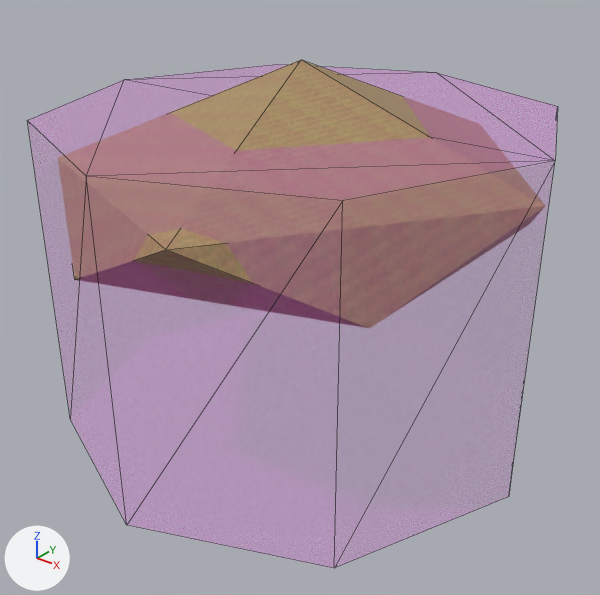
The COLLADA model beamng-props/rocks/export/dae/rock_med_tan_b.dae as it was, and as the next commit left it.
Before and after are seen from a 50 mm lens placed at (1.137, -1.425, 1.192), pointed at (0.034, -0.046, 0.337). The lights are fixed; the arrows at lower left show +X, +Y and +Z. The first picture is the older version. Mesh edges are drawn as thin lines. Where no turn or scale is listed for an object, it has been applied to the vertices.

Script lines for the objects in view, before the commit:
```python
me_colmesh_rock_1 = bpy.data.meshes.new('Colmesh_rock-1')
me_colmesh_rock_1.from_pydata(...)  # an 8-sided cylinder along z spanning x -0.585..0.585, y -0.585..0.585, z -0.38..0.38
me_colmesh_rock_1.materials.append(mat_colmesh_material)  # pink #ff00ff
me_rock_med_tan_b_a800 = bpy.data.meshes.new('rock_med_tan_b_a800')
me_rock_med_tan_b_a800.from_pydata(...)  # 12 vertices, 20 faces; spans x -0.582..0.579, y -0.571..0.541, z 0.02..0.394
me_rock_med_tan_b_a800.materials.append(mat_rock_004)  # picture img_rock_tan_png
ob_colmesh_rock_1 = bpy.data.objects.new('Colmesh_rock-1', me_colmesh_rock_1)
ob_colmesh_rock_1.location = (0.0, 0.0, 0.38)
ob_rock_med_tan_b_a800 = bpy.data.objects.new('rock_med_tan_b_a800', me_rock_med_tan_b_a800)
ob_rock_med_tan_b_a800.location = (0.0, 0.0, 0.48)
```
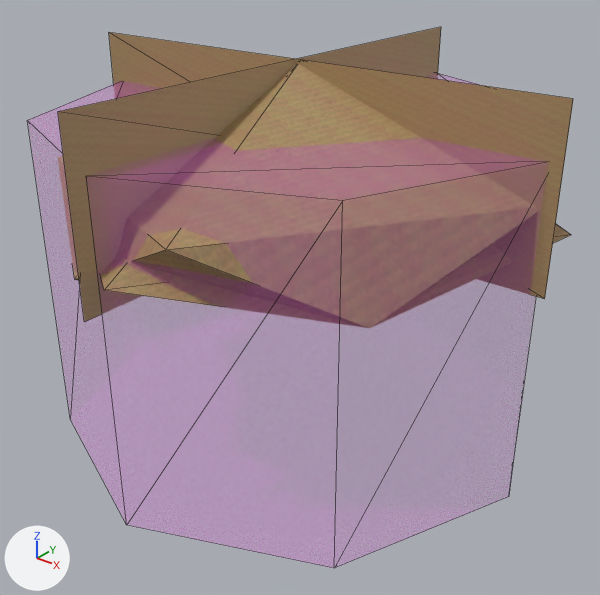
Where the newer file only moved an object's origin or applied its transform, the numbers keep the older frame.

Edits to the bpy script that builds the scene:
```text
Add me_rock_med_tan_b_a50:
    me_rock_med_tan_b_a50.from_pydata(...)  # 8 vertices, 4 faces; spans x -0.611..0.608, y -0.625..0.594, z 0.496..0.877
    me_rock_med_tan_b_a50.materials.append(mat_rock_004)  # picture img_rock_tan_png
Add me_rock_med_tan_b_a200:
    me_rock_med_tan_b_a200.from_pydata(...)  # 7 vertices, 10 faces; spans x -0.575..0.589, y -0.62..0.601, z 0.5..0.874
    me_rock_med_tan_b_a200.materials.append(mat_rock_004)  # picture img_rock_tan_png
Add ob_rock_med_tan_b_a50:
    ob_rock_med_tan_b_a50 = bpy.data.objects.new('rock_med_tan_b_a50', me_rock_med_tan_b_a50)
    ob_rock_med_tan_b_a50.location = (0.0, 0.0, 0.0)
Add ob_rock_med_tan_b_a200:
    ob_rock_med_tan_b_a200 = bpy.data.objects.new('rock_med_tan_b_a200', me_rock_med_tan_b_a200)
    ob_rock_med_tan_b_a200.location = (0.0, 0.0, 0.0)
```

Boxes (x1, y1, x2, y2) around the edits, measured in the pictures (600 x 595 px):
'rock_med_tan_b_a50', added (brown): after (58, 27, 573, 322)
'rock_med_tan_b_a200', added: after (101, 224, 571, 306)
